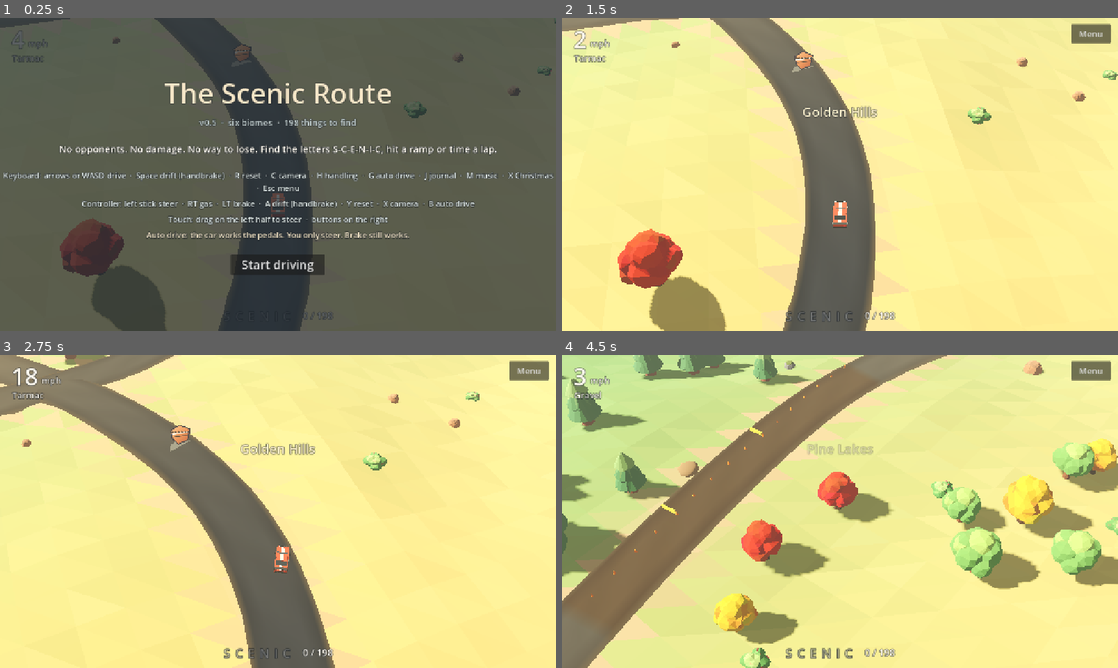
Above: before the commit, frames 1-4 (two rows, left to right).
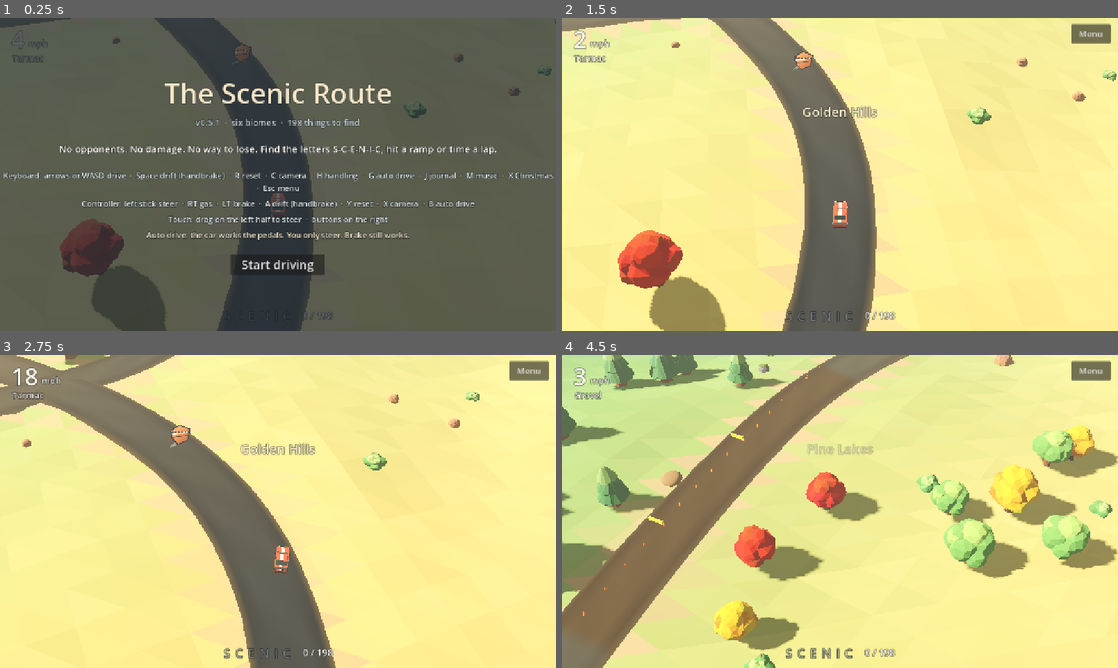
Above: after the commit, the same moments.

Repository: bclark10121-cloud/the-scenic-route
Game: Godot game, scene res://main.tscn
Two runs of this game, one before a commit and one after it. Both use one fixed random seed, a clock stepped at 60 frames per second and the inputs below.
Inputs (mouse positions are in pixels of both pictures, inside the frame that each line leads up to):
- Up to frame 1 (0.25 s): no input
- Up to frame 2 (1.5 s): click "Start driving" at 0.5 s; tap Enter (start) at 1.25 s; move the mouse to (962, 158) at 1.27 s; hold D (steer_right) from 1.28 s (still down); hold G (auto) from 1.28 s (still down); click (962, 158) at 1.42 s
- Up to frame 3 (2.75 s): release D (steer_right) at 2 s; release G (auto) at 2 s; drag from (166, 527) to (250, 574) at 2.02 s
- Up to frame 4 (4.5 s): move the mouse to (895, 442) at 2.77 s; hold D (steer_right) 2.78-3.5 s; hold W (gas) 2.78-3.5 s; drag from (812, 574) to (673, 464) at 3.52 s; move the mouse to (1006, 558) at 4.27 s; hold A (steer_left) from 4.28 s (still down); tap 1 (go1) at 4.35 s

The runs differ from the first frame. In frame 1, 0.6% of the frame differs, in the area x 1-99%, y 0-100%; in frame 2, 0.4%; in frame 3, 0.4%; in frame 4, 23%, in the area x 0-100%, y 0-100%.

Commit message:
v0.5.1: clean road joins, no off-road slowdown, level in the air
Joining roads tuck under the main road. Railings keep clear of junctions.
Grass, sand and deep snow no longer slow the car. The car rights itself in
the air. Backlog gains a quality of life review and the startup menu request.

Co-Authored-By: Claude Fable 5.2 <noreply@anthropic.com>
Claude-Session: https://claude.ai/code/session_0117TTYBK9WeMkHugLJnrb6q

Diff:
--- a/project.godot
+++ b/project.godot
@@ -3,7 +3,7 @@
 
 [application]
 config/name="The Scenic Route"
-config/version="0.5.0"
+config/version="0.5.1"
 run/main_scene="res://main.tscn"
 config/features=PackedStringArray("4.6", "GL Compatibility")
 config/icon="res://icon.png"
--- a/scripts/car.gd
+++ b/scripts/car.gd
@@ -13,10 +13,10 @@
 const SURF := [
 	{"grip": 1.55, "drag": 0.0, "top": 50.0},
 	{"grip": 0.98, "drag": 18.0, "top": 42.0},
-	{"grip": 0.68, "drag": 110.0, "top": 28.0},
+	{"grip": 0.92, "drag": 20.0, "top": 41.0},   # grass: nearly as quick as gravel, so off-road jumps work
 	{"grip": 0.80, "drag": 26.0, "top": 38.0},
-	{"grip": 0.60, "drag": 130.0, "top": 26.0},
-	{"grip": 0.64, "drag": 125.0, "top": 27.0},
+	{"grip": 0.76, "drag": 24.0, "top": 39.0},
+	{"grip": 0.84, "drag": 22.0, "top": 40.0},
 ]
 # three handling choices for the feel test
 const PRESETS := [
@@ -201,8 +201,8 @@
 	# surface drag, air drag and a little downforce
 	if speed > 0.1:
 		apply_central_force(-v * (float(sf.drag) + 0.3 * speed) * (1.0 if grounded > 0 else 0.15))
-	if grounded >= 1:
-		# keeps the car off its roof: a firm push back to level, stronger the further it tips
+	if true:
+		# keeps the car off its roof, on the ground and in the air: a firm push back to level, stronger the further it tips
 		apply_torque(b.z * b.x.y * -9000.0 + b.z * -angular_velocity.dot(b.z) * 1400.0)
 	if grounded >= 2:
 		apply_central_force(-b.y * speed * 22.0)
--- a/scripts/hud.gd
+++ b/scripts/hud.gd
@@ -133,7 +133,7 @@
 	box.alignment = BoxContainer.ALIGNMENT_CENTER
 	box.add_theme_constant_override("separation", 10)
 	box.add_child(_centered("The Scenic Route", 64, Color("f6e7c8")))
-	box.add_child(_centered("v0.5  ·  six biomes  ·  198 things to find", 20, Color("c9d6d6")))
+	box.add_child(_centered("v0.5.1  ·  six biomes  ·  198 things to find", 20, Color("c9d6d6")))
 	box.add_child(_centered(" ", 8, Color.WHITE))
 	box.add_child(_centered("No opponents. No damage. No way to lose. Find the letters S-C-E-N-I-C, hit a ramp or time a lap.", 22, Color("fffaf0")))
 	box.add_child(_centered(" ", 8, Color.WHITE))
--- a/scripts/main.gd
+++ b/scripts/main.gd
@@ -267,7 +267,7 @@
 ## Auto drive: the speed the car holds by itself. It eases off before bends when it is on a road,
 ## and when the player turns the wheel hard.
 func _auto_target(steer: float) -> float:
-	var target := 15.0
+	var target := 24.0   # off the road the car keeps its pace, so ramps and jumps stay fun
 	var pos := car.global_position
 	var rn := road_near(pos.x, pos.z)
 	if rn[1] >= 0 and rn[0] < roads[rn[1]].hw + 3.0:
@@ -711,7 +711,8 @@
 		var p: PackedVector2Array = r.p
 		var n := p.size()
 		var hw: float = r.hw
-		var lift := 0.015 * ri if ri < MAIN else (0.08 if ri < MAIN + BIOMES else 0.1)
+		# the main loop sits on top, side roads tuck in under it, so a joining road never shows a blunt end
+		var lift := (0.075 if ri == 0 else 0.06 - 0.008 * ri) if ri < MAIN else (0.012 if ri < MAIN + BIOMES else 0.0)
 		var offs := [-1.3, -1.0, -0.55, 0.0, 0.55, 1.0, 1.3]   # the outer two are a sloping verge
 		var st := SurfaceTool.new()
 		st.begin(Mesh.PRIMITIVE_TRIANGLES)
@@ -1193,7 +1194,7 @@
 					var rj: int = code / 100000
 					if rj != ri:
 						var o: Dictionary = roads[rj]
-						if o.p[code % 100000].distance_to(q) < float(o.hw) + 1.2:
+						if o.p[code % 100000].distance_to(q) < float(o.hw) + 5.0:
 							return true
 	return false
 
@@ -1838,6 +1839,7 @@
 		_blog["hi"] = maxf(_blog.get("hi", 0.0), ft)
 		if _blog["up"] < 0.3 or resets > int(_blog.get("r0", 0)):
 			_blog["rolled"] = int(_blog.get("rolled", 0)) + 1
+			print("JUMP ramp %d at %s rolled: up %.2f, resets %d, jump %d ft, surface %s" % [_bstep, str(Vector3i(c)), _blog["up"], resets - int(_blog.get("r0", 0)), int(ft), str(surface_at(c.x, c.z))])
 		_blog["r0"] = resets
 		_bstep += 1
 		_bt = 0.0
Not shown, changed: export_presets.cfg
Not shown, changed: BACKLOG.md
Not shown, removed: docs/downloads/TheScenicRoute-v0.5.0.apk
Not shown, added: docs/downloads/TheScenicRoute-v0.5.1.apk
Not shown, changed: docs/play/index.pck
Not shown, added: docs/release-notes/v0.5.1.md
